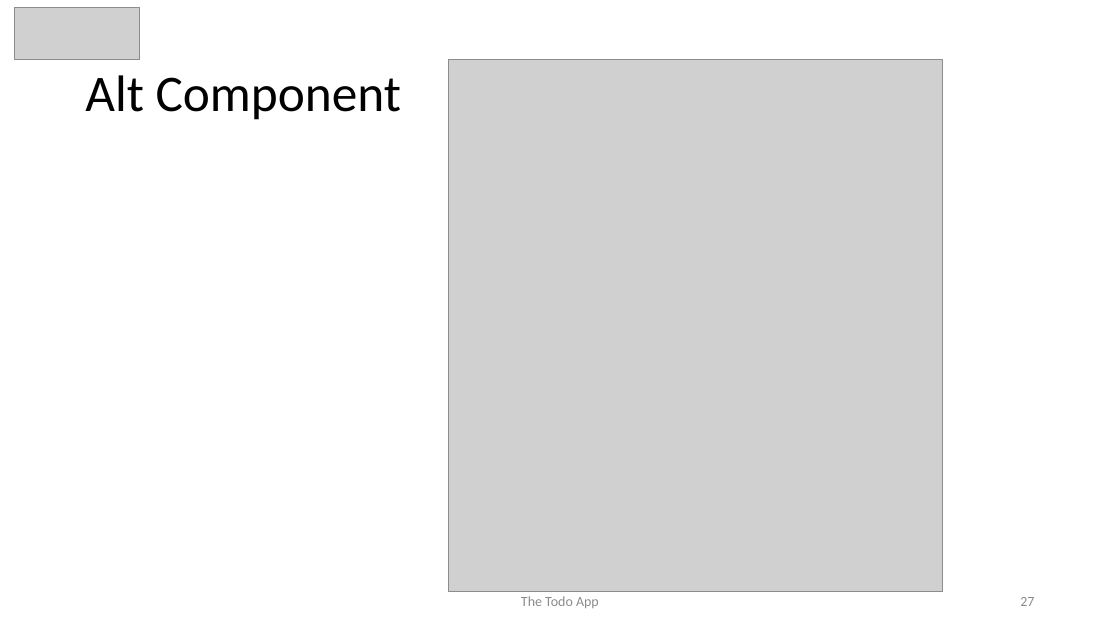
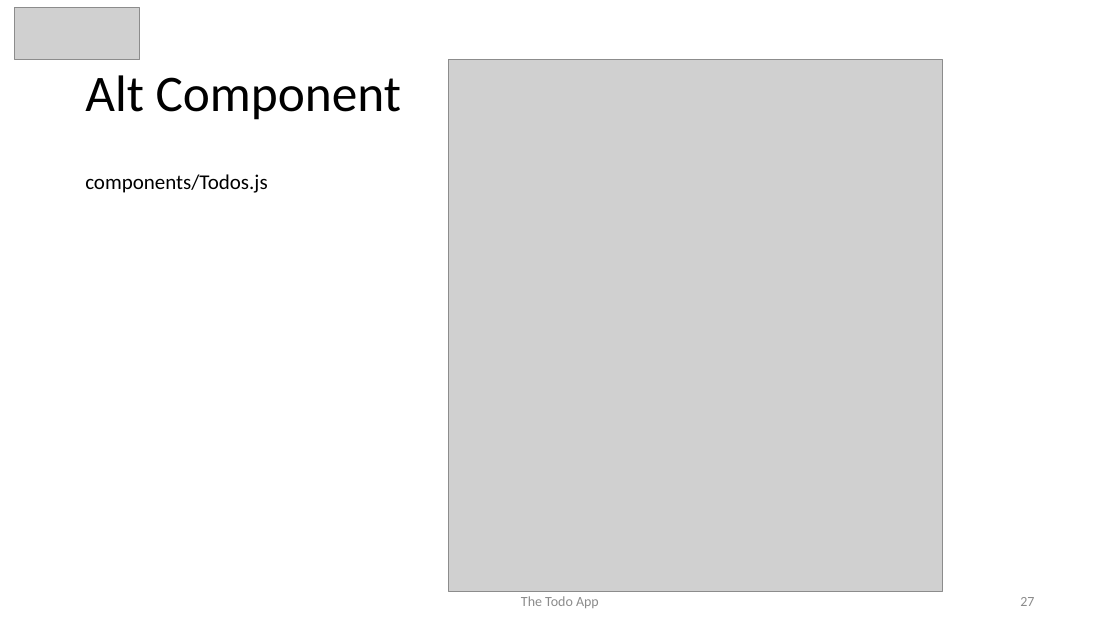
Before and after one commit to awahab29/samplealt, a slide deck: slide 27 of React.pptx. Drawn at 1120x630 pixels with LibreOffice and Linux fonts; fonts in the diff are those of the drawing; grey boxes stand for pictures. Boxes give left, top, right and bottom in pixels: in the first picture for what was removed or moved away, otherwise in the second. Text is boxed around its words. In the diff, an @@ line names an element or a change of style, - is before the commit and + after.

```diff
--- a/React.pptx
+++ b/React.pptx
@@ text added at (x1=85, y1=174, x2=267, y2=193), 18 pt, text #000000 @@
+components/Todos.js
```
Also in this commit, not shown: 6 other slides changed.
